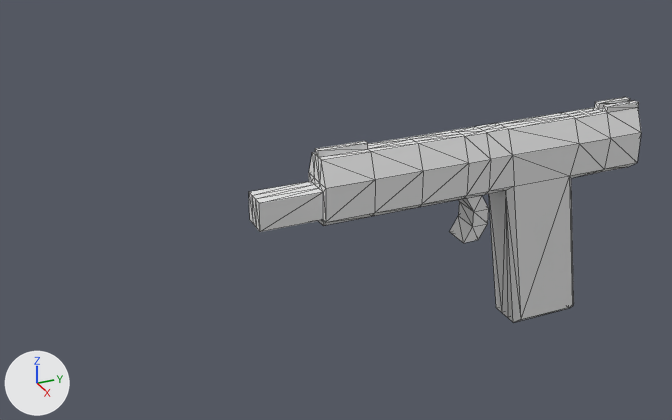
Two versions of the OBJ model res/meshes/items/pistol.obj, one commit apart.
The view is the same before and after, from a camera (50 mm lens) standing at (0.592, -0.455, 0.244) and looking at (-0.023, -0.179, -0.063). Arrows for +X, +Y and +Z are at lower left; the lights stay in place. The first picture is the older version. Mesh edges are drawn as thin lines. Where no turn or scale is listed for an object, it has been applied to the vertices.

The older version as bpy lines, for what is in view:
```python
me_cube = bpy.data.meshes.new('Cube')
me_cube.from_pydata(...)  # 164 vertices, 324 faces; spans x -0.016..0.016, y -0.255..0.088, z -0.187..0.0
# before: 21 (0.011, -0.255, -0.052) at pixel (260, 231), 22 (-0.011, -0.255, -0.052) at pixel (249, 219), 23 (0.011, -0.255, -0.029) at pixel (259, 203), 24 (-0.011, -0.255, -0.029) at pixel (248, 191), 116 (0.004, -0.255, -0.052) at pixel (256, 227)
# before: 117 (-0.004, -0.255, -0.052) at pixel (253, 223), 118 (0.004, -0.255, -0.029) at pixel (255, 199), 119 (-0.004, -0.255, -0.029) at pixel (252, 195)
ob_cube = bpy.data.objects.new('Cube', me_cube)
ob_cube.location = (0.0, 0.0, 0.0)
```
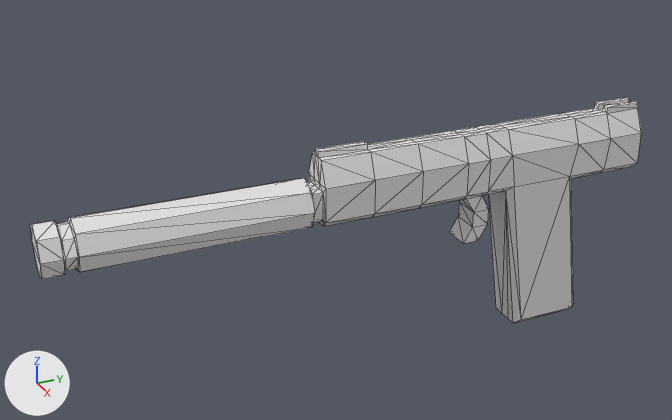
Location of each change, [x1, y1, x2, y2] in pixels of the pictures (672 x 420 px; the box of a moved part takes in the faces that stretch with it):
'Cube', reshaped (56% wider)
    before: [249, 97, 641, 323]
    after: [30, 98, 641, 323]
part 1 of me_cube, added
    after: [30, 178, 315, 279]
part 2 of me_cube, moved or reshaped
    before: [249, 181, 323, 232]
    after: [307, 182, 323, 222]

The edits, one by one:
me_cube is used by ob_cube; location (0.0, 0.0, 0.0).
Verts and faces of me_cube; kept vertices keep their numbers, new ones are numbered from 164.
me_cube had 164 vertices, 324 faces and spanned x -0.016..0.016, y -0.255..0.088, z -0.187..0.0.
me_cube now has 212 vertices, 416 faces and spans x -0.02..0.02, y -0.41..0.088, z -0.188..0.0.
me_cube part 1: a new loose piece of 48 vertices spanning x -0.02..0.02, y -0.41..-0.215, z -0.061..-0.021.
Part 2, on me_cube:
Vertices 21 to 24, 116 to 119 move by (0.0, 0.04, -0.001).
